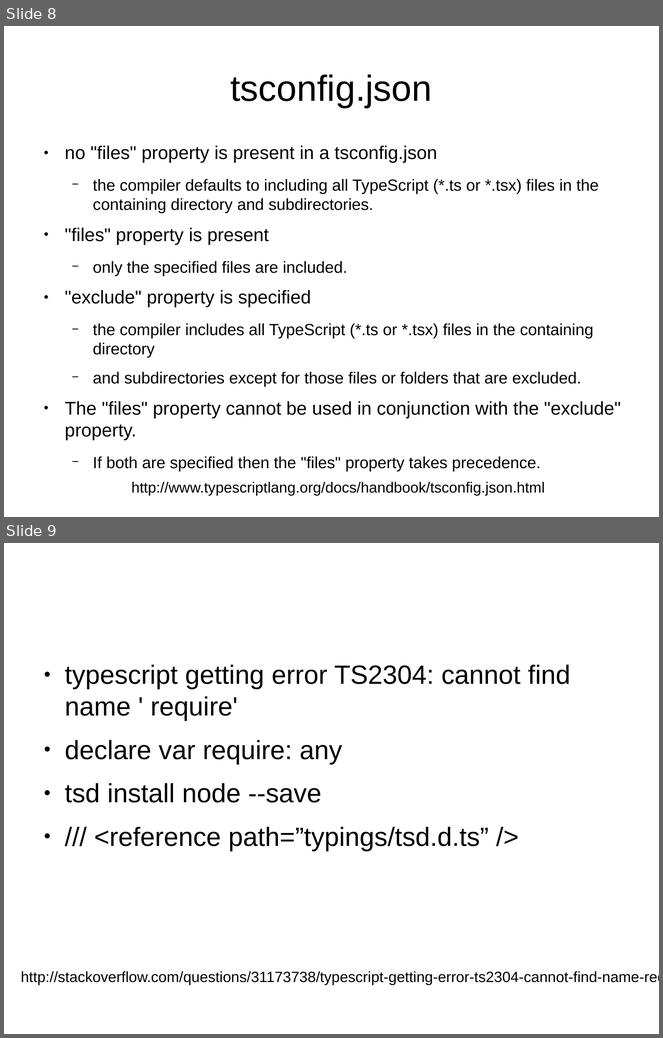
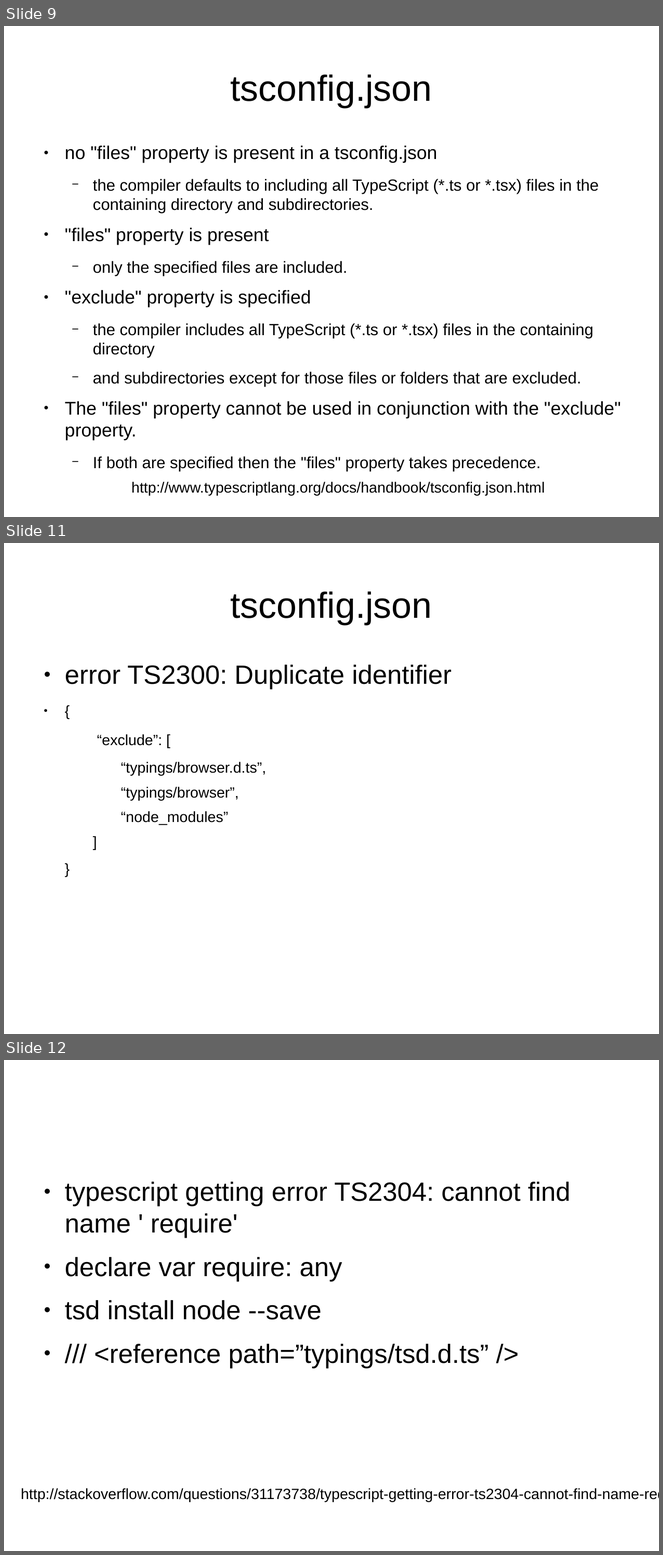
Before and after one commit to sallop/til, a slide deck: typescript.odp. Shown one above the other, each under a label of ours: slides 8 and 9 before the commit, slides 9, 11 and 12 after it; the slides between them are not shown. The pictures are 663x1038 and 663x1555 pixels, drawn with LibreOffice and Linux fonts; fonts in the diff are those of the drawing. Boxes give left, top, right and bottom in pixels: in the first picture for what was removed or moved away, otherwise in the second. Text is boxed around its words. In the diff, an @@ line names an element or a change of style, - is before the commit and + after.

```diff
--- a/typescript.odp
+++ b/typescript.odp
@@ slide 11 added at [4,543,659,1034], background #FFFFFF @@
@@ title added at [231,591,432,625], 44 pt, text #000000 @@
+tsconfig.json
@@ text added at [65,665,452,825], 18 pt, text #000000 @@
+● error TS2300: Duplicate identifier
+● {
+  “exclude”: [
+    “typings/browser.d.ts”,
+    “typings/browser”,
+    “node_modules”
+  ]
+}
@@ what was slide 8 is now slide 9 @@
@@ what was slide 9 is now slide 12 @@
```
Also in this commit, not shown: 1 slide changed, 6 other slides added.
